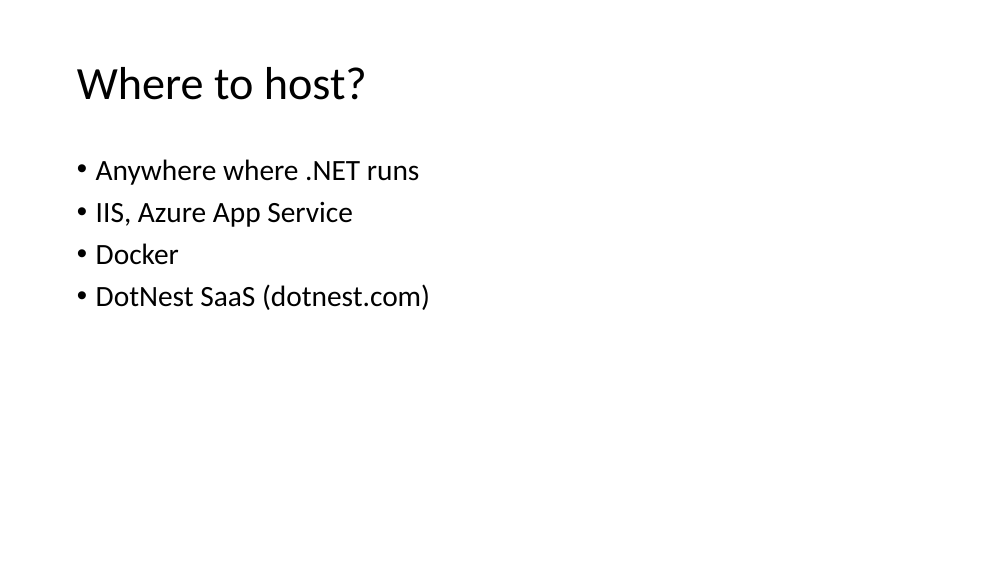
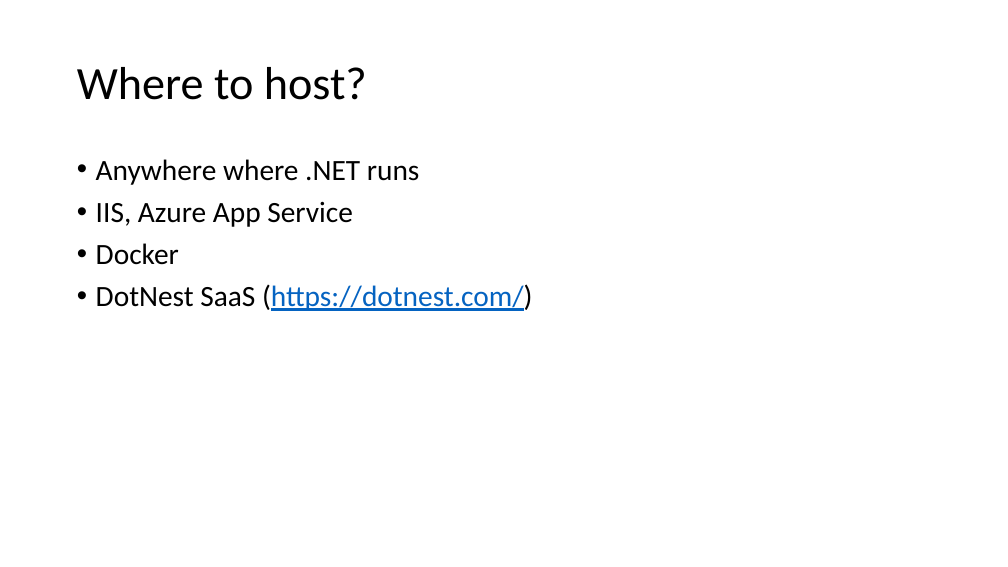
Before and after one commit to Lombiq/Orchard-Ambassadors-Toolbox, a slide deck: slide 12 of IntroductoryTalkTemplate/Showcasing Orchard Core CMS.pptx. Drawn at 1008x567 pixels with LibreOffice and Linux fonts; fonts in the diff are those of the drawing. Boxes give left, top, right and bottom in pixels: in the first picture for what was removed or moved away, otherwise in the second. Text is boxed around its words. In the diff, an @@ line names an element or a change of style, - is before the commit and + after.

```diff
--- a/IntroductoryTalkTemplate/Showcasing Orchard Core CMS.pptx
+++ b/IntroductoryTalkTemplate/Showcasing Orchard Core CMS.pptx
@@ text at (96,284,532,311): text changed; text colour #000000 to #0563C1 @@
-• DotNest SaaS (dotnest.com)
+• DotNest SaaS (https://dotnest.com/)
```
Also in this commit, not shown: 2 other slides changed.
